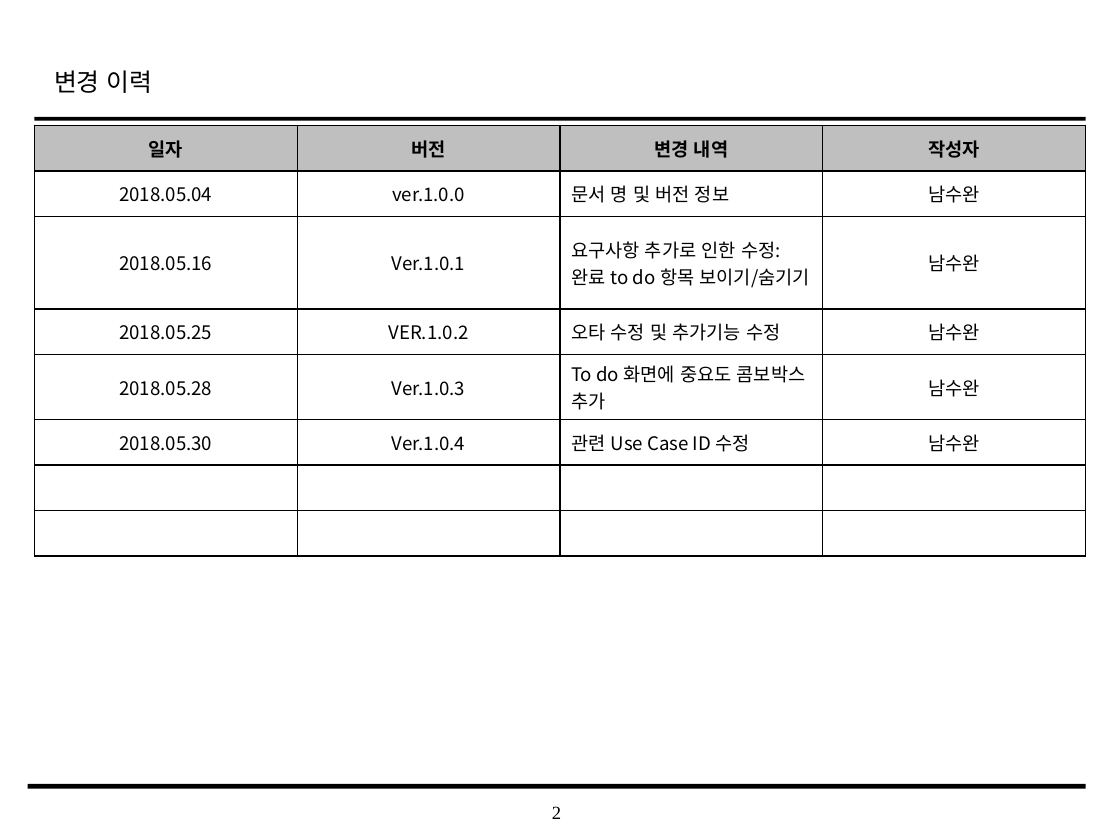
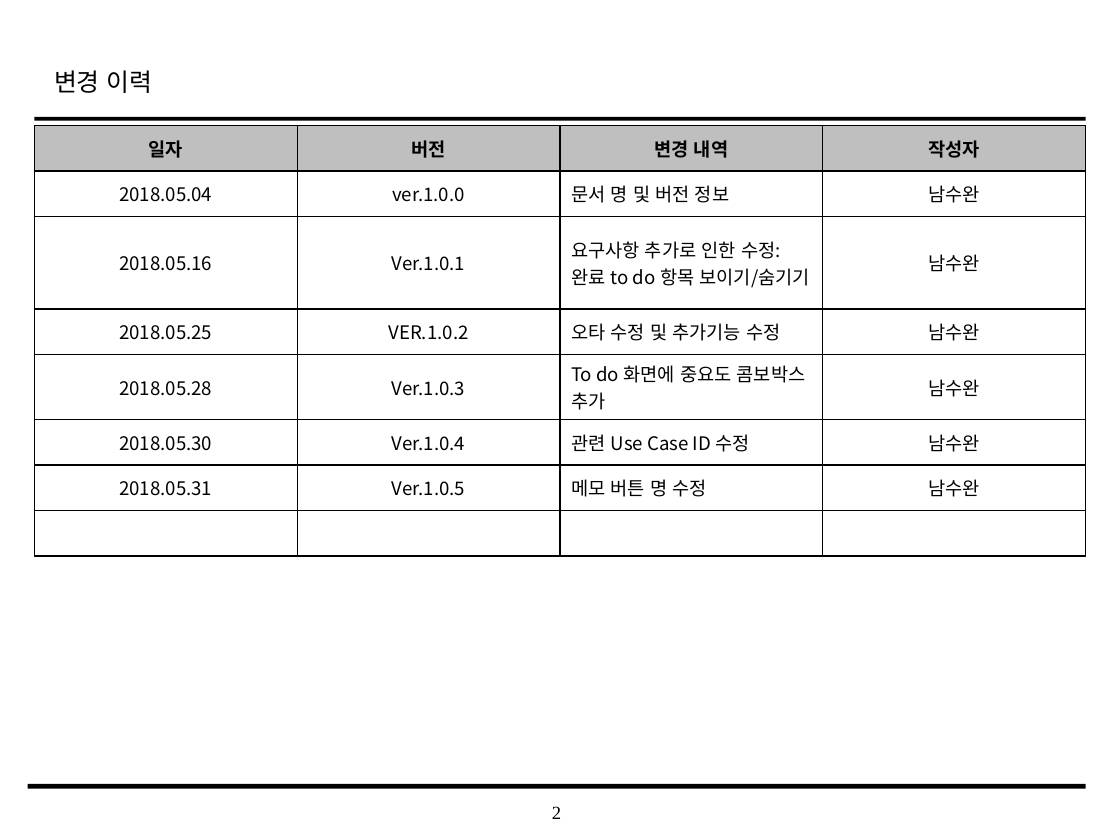
Before and after one commit to SMU-SE-Admin/18-1_3_THREEGO_Doc, a slide deck: slide 2 of 03 설계/UI Design Template_3조_THREEGO.pptx. Drawn at 1120x840 pixels with LibreOffice and Linux fonts; fonts in the diff are those of the drawing; background and template pictures are left out. Boxes give left, top, right and bottom in pixels: in the first picture for what was removed or moved away, otherwise in the second. Text is boxed around its words. In the diff, an @@ line names an element or a change of style, - is before the commit and + after.

```diff
--- a/03 설계/UI Design Template_3조_THREEGO.pptx
+++ b/03 설계/UI Design Template_3조_THREEGO.pptx
@@ table at (x1=35, y1=125, x2=1088, y2=532) @@
+row 7: 2018.05.31 | Ver.1.0.5 | 메모 버튼 명 수정 | 남수완
-row 8:  |  |  | 
```
Also in this commit, not shown: 22 other slides changed.
